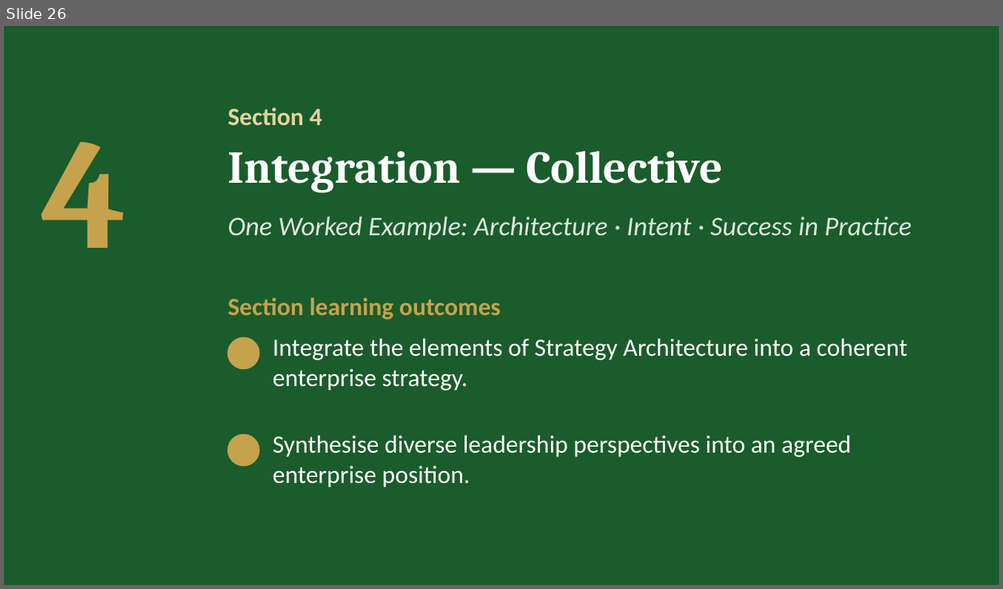
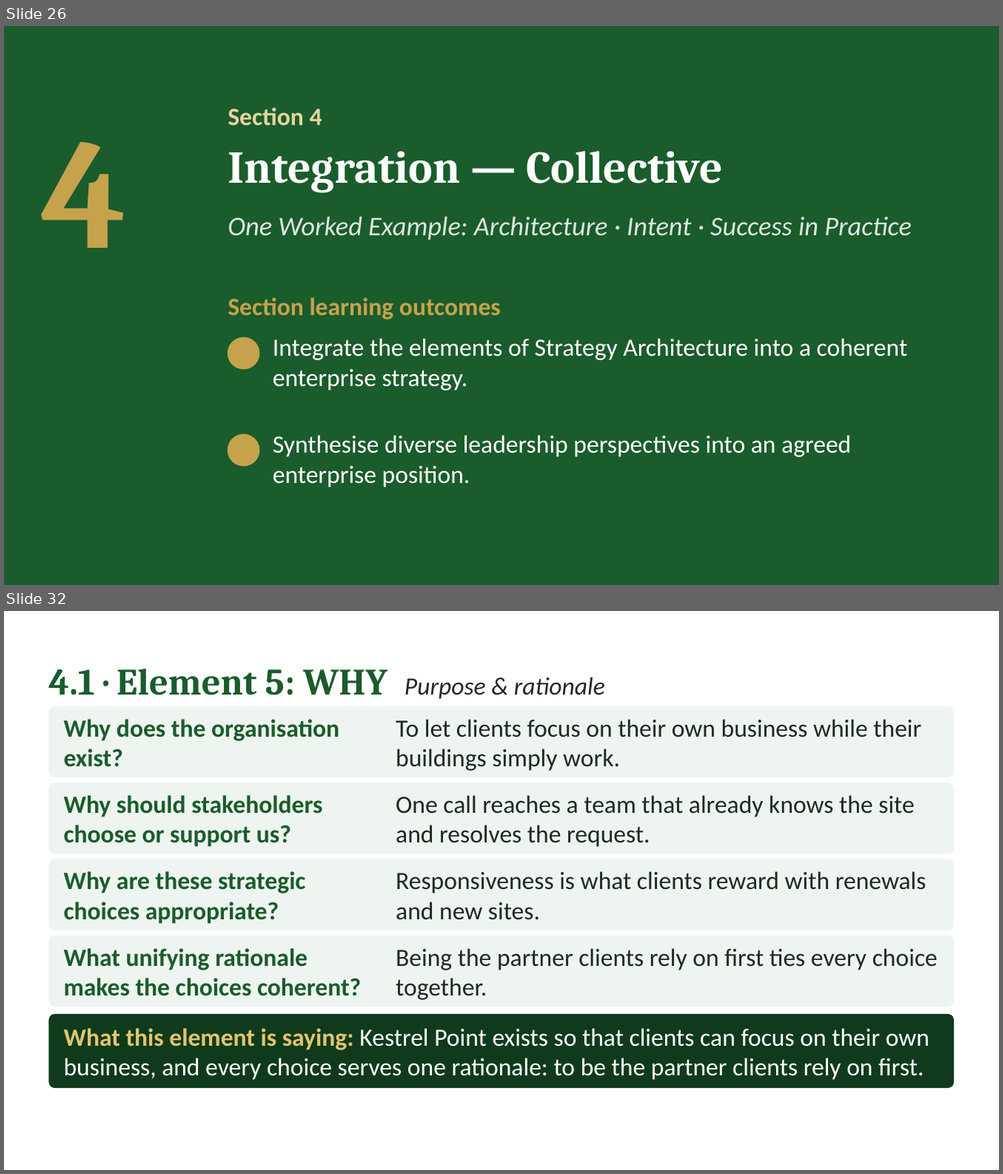
Before and after one commit to IBSL26/ibsl-platform, a slide deck: Unit decks/Unit 02 - Strategy Visioning & Success in Practice (SiP).pptx. Shown one above the other, each under a label of ours: slide 26 before the commit, slides 26 and 32 after it; the slides between them are not shown. The pictures are 1003x589 and 1003x1174 pixels, drawn with LibreOffice and Linux fonts; fonts in the diff are those of the drawing; background and template pictures are left out. Boxes give left, top, right and bottom in pixels: in the first picture for what was removed or moved away, otherwise in the second. Text is boxed around its words. In the diff, an @@ line names an element or a change of style, - is before the commit and + after.

```diff
--- a/Unit decks/Unit 02 - Strategy Visioning & Success in Practice (SiP).pptx
+++ b/Unit decks/Unit 02 - Strategy Visioning & Success in Practice (SiP).pptx
@@ slide 32 added at (x1=4, y1=611, x2=999, y2=1170), background #FFFFFF @@
@@ text added at (x1=48, y1=669, x2=605, y2=699), 24 pt, text #1F2A22, italic @@
+4.1 · Element 5: WHY Purpose & rationale
@@ rounded rectangle added at (x1=48, y1=706, x2=954, y2=777), fill #EEF4EF @@
@@ text added at (x1=64, y1=719, x2=339, y2=767), 24 pt, text #1A5C2C, bold @@
+Why does the organisation exist?
@@ text added at (x1=395, y1=719, x2=921, y2=771), 24 pt, text #1F2A22 @@
+To let clients focus on their own business while their buildings simply work.
@@ rounded rectangle added at (x1=48, y1=783, x2=954, y2=854), fill #EEF4EF @@
@@ text added at (x1=64, y1=795, x2=322, y2=847), 24 pt, text #1A5C2C, bold @@
+Why should stakeholders choose or support us?
@@ text added at (x1=395, y1=795, x2=913, y2=847), 24 pt, text #1F2A22 @@
+One call reaches a team that already knows the site and resolves the request.
@@ rounded rectangle added at (x1=48, y1=860, x2=954, y2=931), fill #EEF4EF @@
@@ text added at (x1=64, y1=871, x2=305, y2=924), 24 pt, text #1A5C2C, bold @@
+Why are these strategic choices appropriate?
@@ text added at (x1=395, y1=871, x2=926, y2=920), 24 pt, text #1F2A22 @@
+Responsiveness is what clients reward with renewals and new sites.
@@ rounded rectangle added at (x1=48, y1=936, x2=954, y2=1006), fill #EEF4EF @@
@@ text added at (x1=64, y1=948, x2=361, y2=997), 24 pt, text #1A5C2C, bold @@
+What unifying rationale makes the choices coherent?
@@ text added at (x1=395, y1=948, x2=937, y2=1000), 24 pt, text #1F2A22 @@
+Being the partner clients rely on first ties every choice together.
@@ rounded rectangle added at (x1=48, y1=1014, x2=954, y2=1088), fill #0F3B1C @@
@@ text added at (x1=64, y1=1028, x2=929, y2=1080), 24 pt, text #FFFFFF @@
+What this element is saying: Kestrel Point exists so that clients can focus on their own business, and every choice serves one rationale: to be the partner clients rely on first.
```
Also in this commit, not shown: 3 slides changed, 22 other slides added, 5 slides removed.
